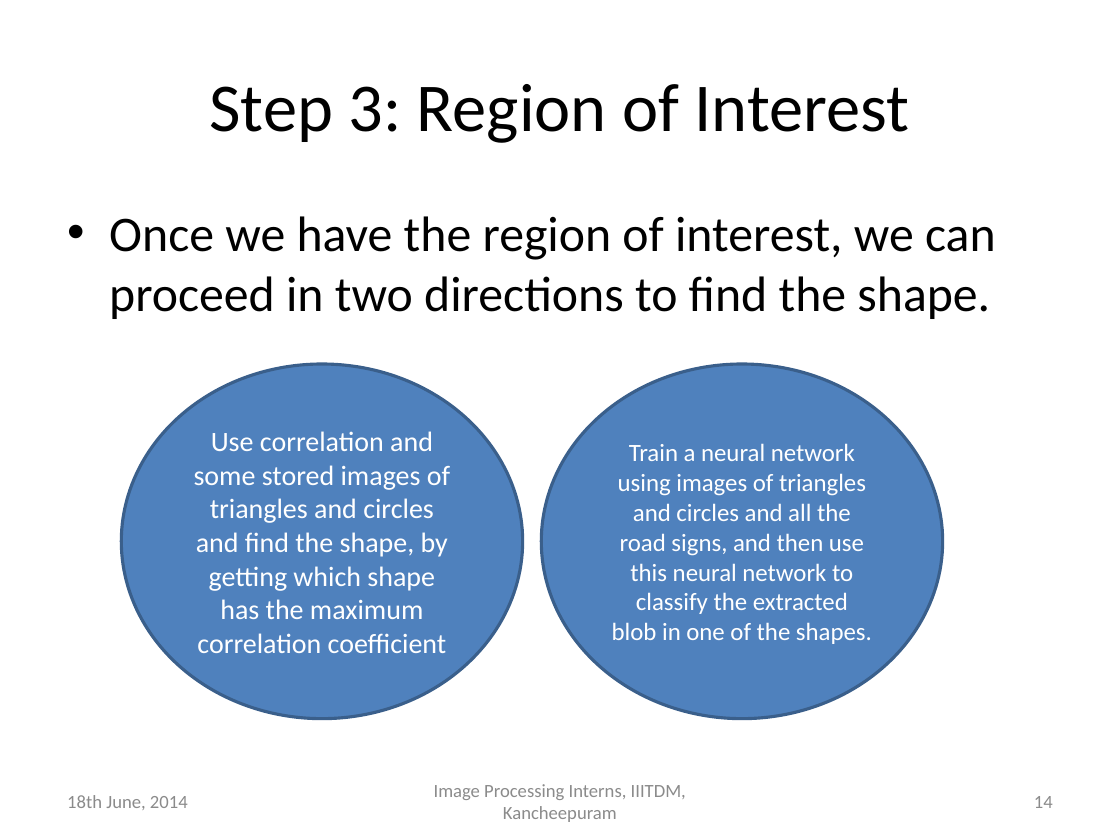
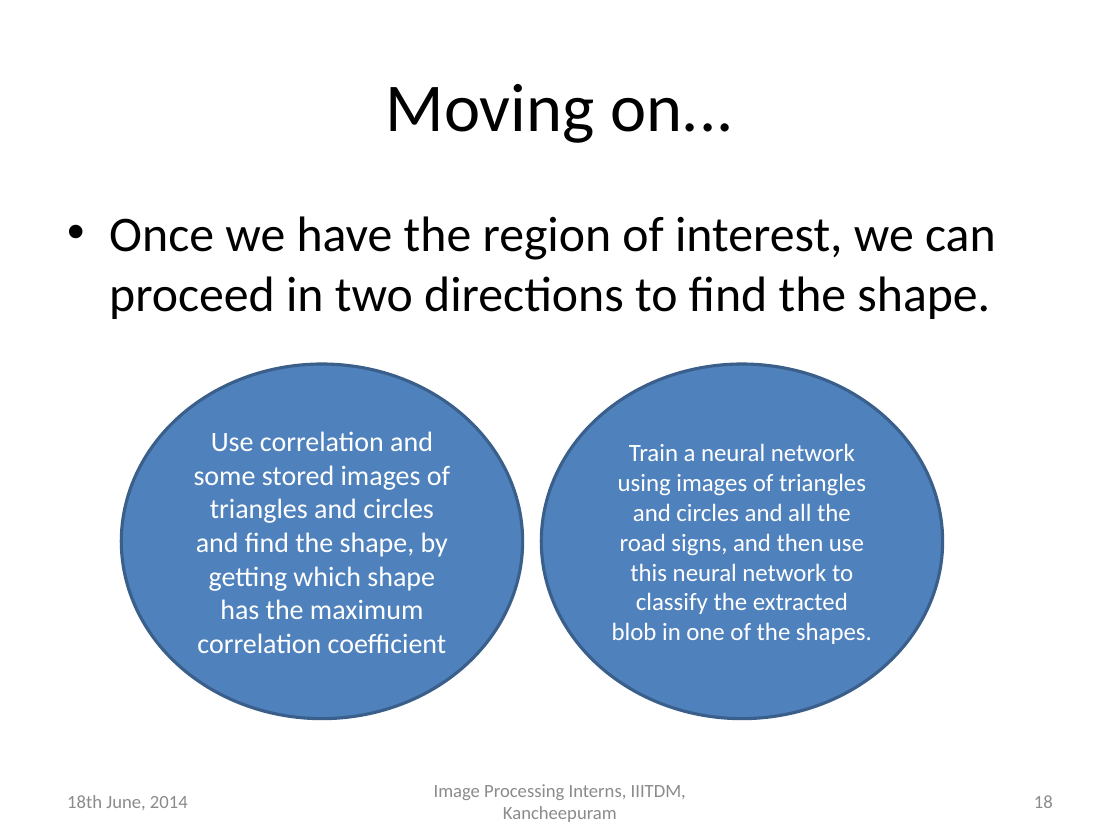
Before and after one commit to defuchocolate/traffic-sign-recog, a slide deck: slide 18 of Presentation1.pptx (slide 14 before the commit). Drawn at 1120x840 pixels with LibreOffice and Linux fonts; fonts in the diff are those of the drawing. Boxes give left, top, right and bottom in pixels: in the first picture for what was removed or moved away, otherwise in the second. Text is boxed around its words. In the diff, an @@ line names an element or a change of style, - is before the commit and + after.

```diff
--- a/Presentation1.pptx
+++ b/Presentation1.pptx
@@ title at <box>386,84,734,143</box>: text changed @@
-Step 3: Region of Interest
+Moving on...
@@ page number at <box>1034,795,1053,808</box>: text changed @@
-14
+18
```
Also in this commit, not shown: 7 other slides changed, 11 slides added, 15 other files.
